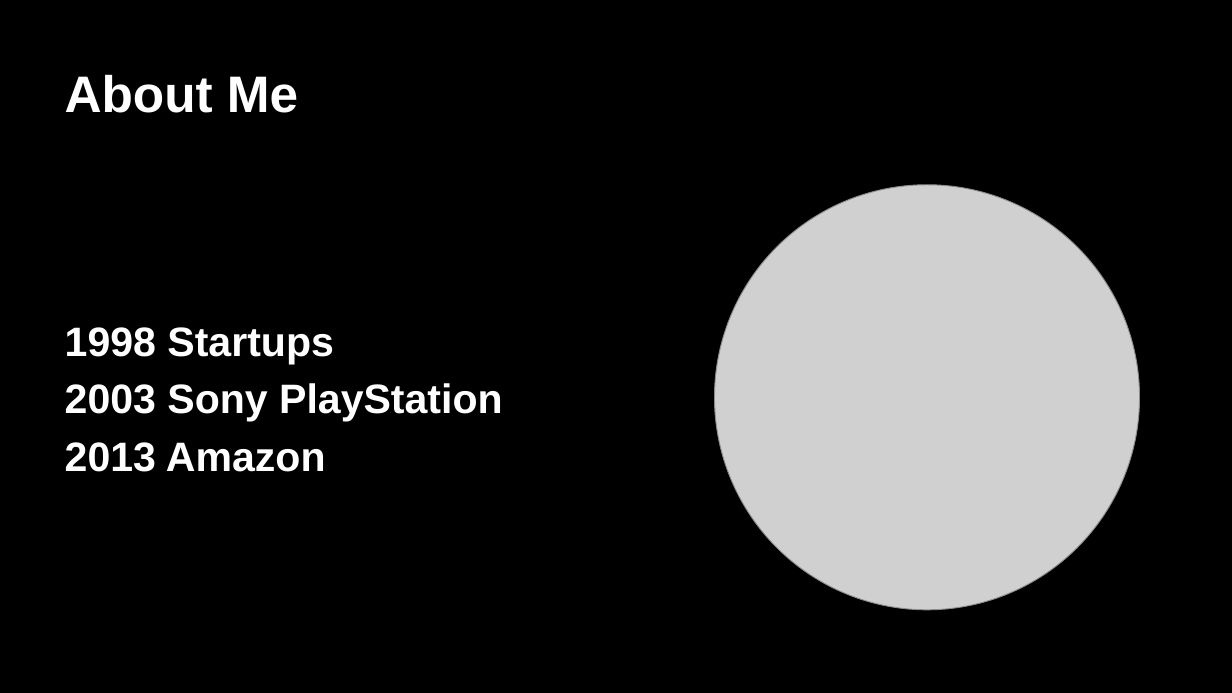
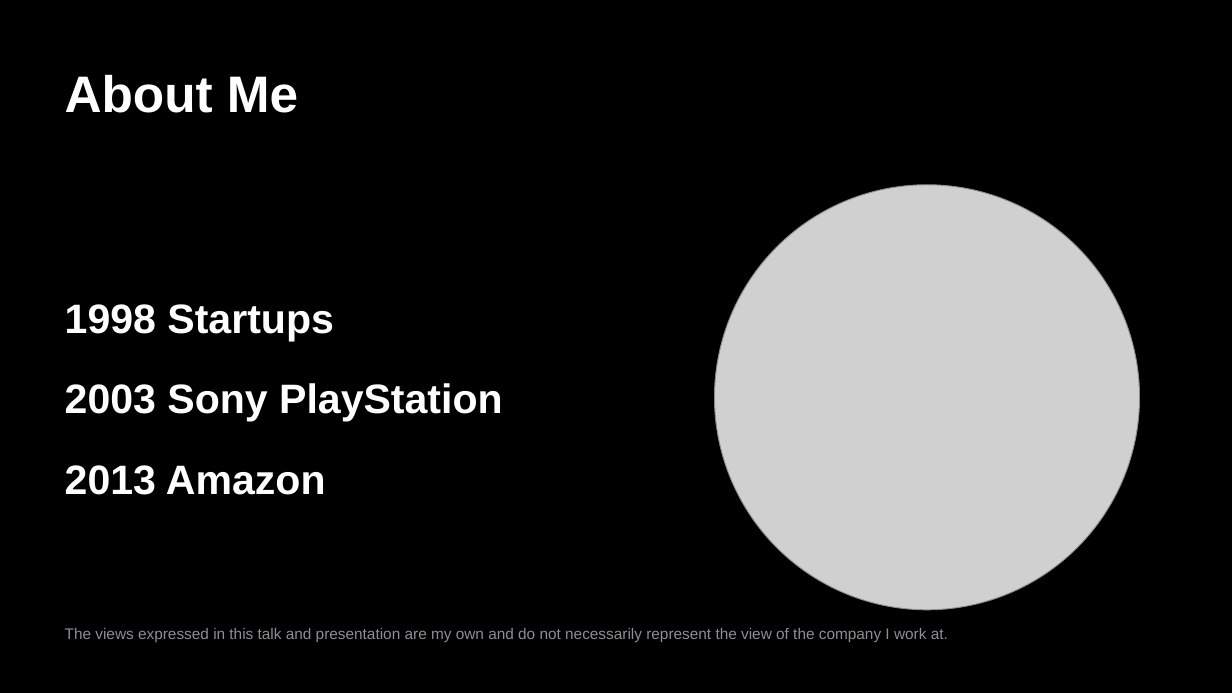
Before and after one commit to ivonnyssen/2026-0111, a slide deck: slide 3 of talk.pptx. Drawn at 1232x693 pixels with LibreOffice and Linux fonts; fonts in the diff are those of the drawing; grey boxes stand for pictures. Boxes give left, top, right and bottom in pixels: in the first picture for what was removed or moved away, otherwise in the second. Text is boxed around its words. In the diff, an @@ line names an element or a change of style, - is before the commit and + after.

```diff
--- a/talk.pptx
+++ b/talk.pptx
@@ text "1998 Startups" at (x1=65, y1=304, x2=503, y2=495): more space between paragraphs @@
@@ text added at (x1=65, y1=628, x2=948, y2=642), 12 pt, text #8E8E93 @@
+The views expressed in this talk and presentation are my own and do not necessarily represent the view of the company I work at.
```
Also in this commit, not shown: 10 other slides changed, 1 slide added, 1 slide removed, 35 other files.
